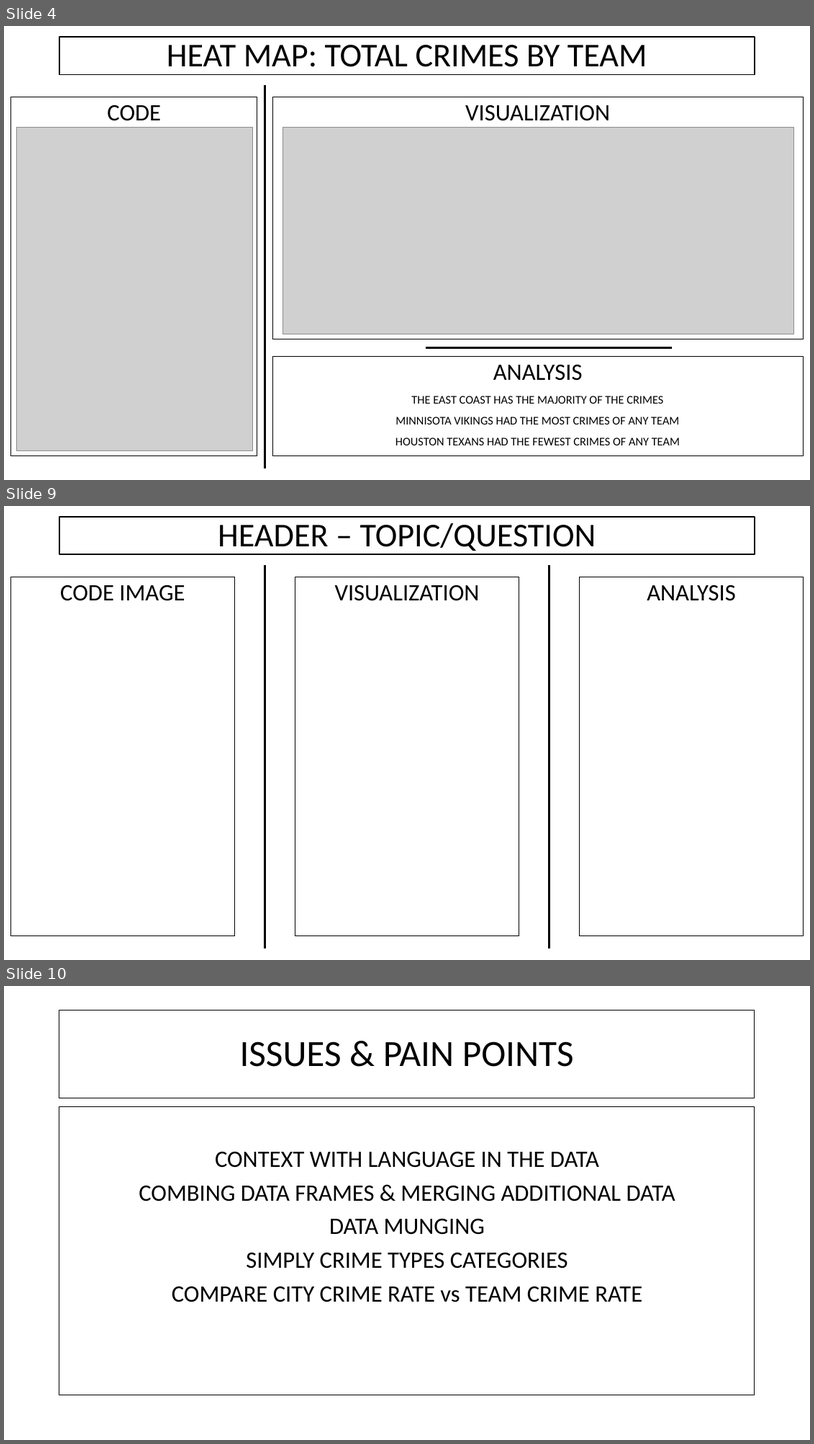
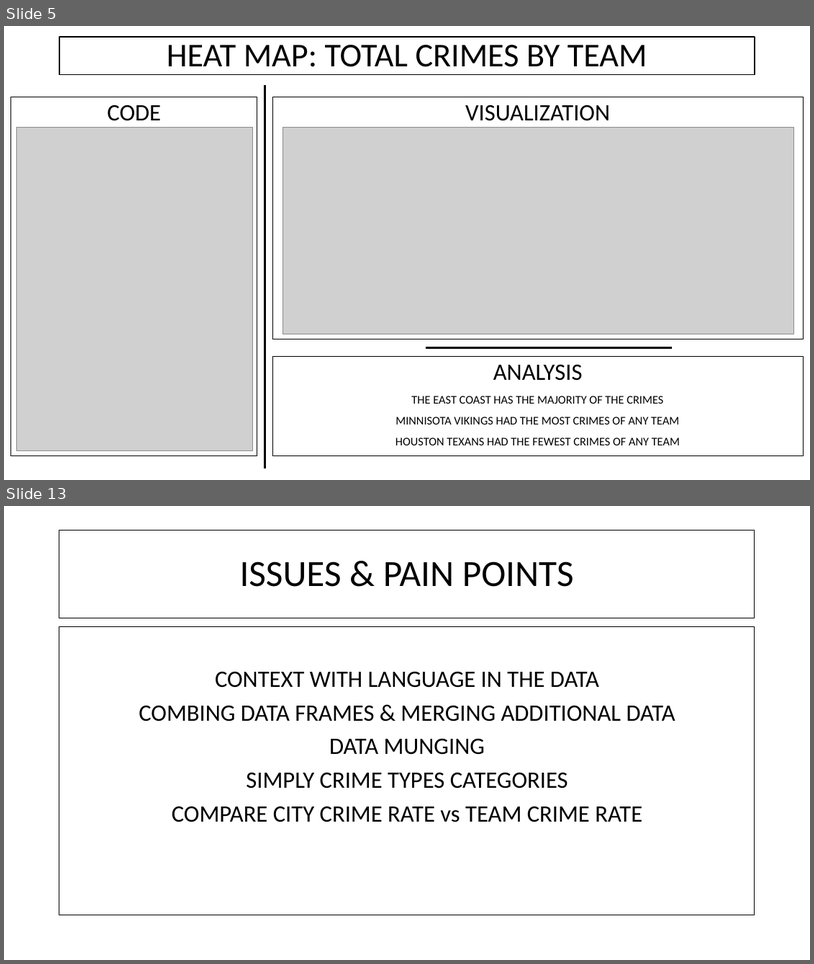
Before and after one commit to alecslaney/project2, a slide deck: CHADS_CODING/CRIME + NFL.pptx. Shown one above the other, each under a label of ours: slides 4, 9 and 10 before the commit, slides 5 and 13 after it; the slides between them are not shown. The pictures are 814x1444 and 814x964 pixels, drawn with LibreOffice and Linux fonts; fonts in the diff are those of the drawing; grey boxes stand for pictures. Boxes give left, top, right and bottom in pixels: in the first picture for what was removed or moved away, otherwise in the second. Text is boxed around its words. In the diff, an @@ line names an element or a change of style, - is before the commit and + after.

```diff
--- a/CHADS_CODING/CRIME + NFL.pptx
+++ b/CHADS_CODING/CRIME + NFL.pptx
@@ slide 9 removed at bbox=[4, 506, 810, 960], background #FFFFFF @@
@@ title removed at bbox=[59, 517, 756, 554] @@
-HEADER – TOPIC/QUESTION
@@ line removed from (265, 565) to (265, 947) @@
@@ line removed from (550, 565) to (550, 947) @@
@@ text removed at bbox=[11, 577, 234, 936] @@
-CODE IMAGE
@@ rectangle removed at bbox=[296, 577, 519, 936] @@
-VISUALIZATION
@@ rectangle removed at bbox=[580, 577, 803, 936] @@
-ANALYSIS
@@ what was slide 4 is now slide 5 @@
@@ what was slide 10 is now slide 13 @@
```
Also in this commit, not shown: 2 slides changed, 9 slides added, 4 other slides removed.
